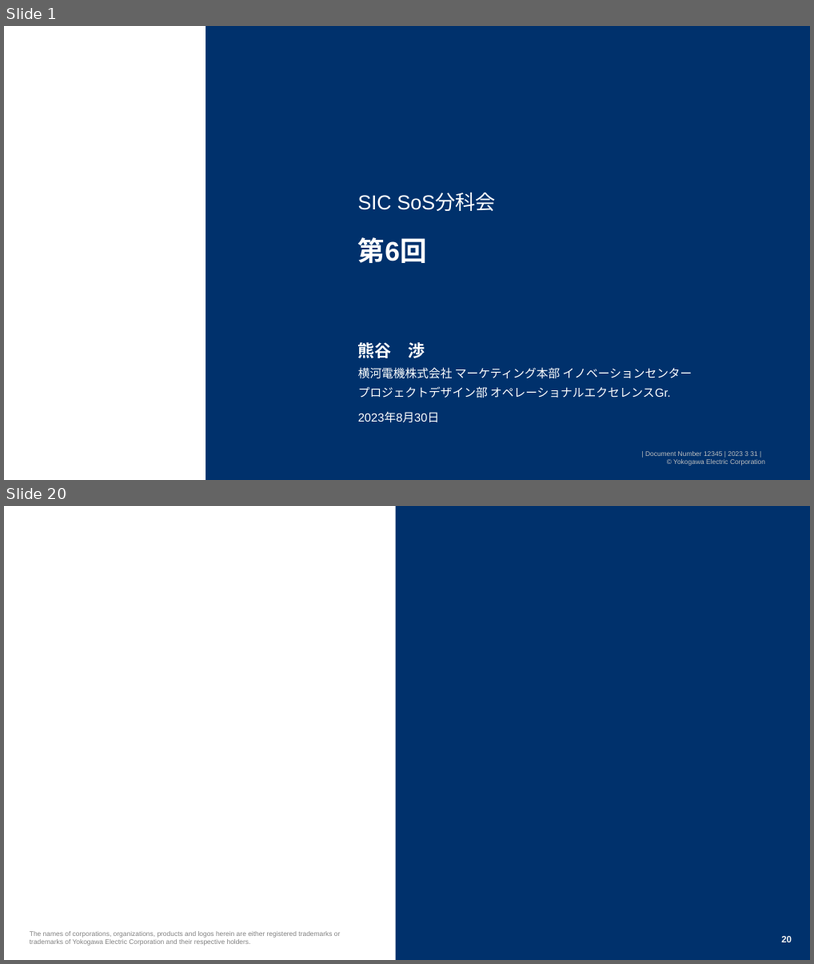
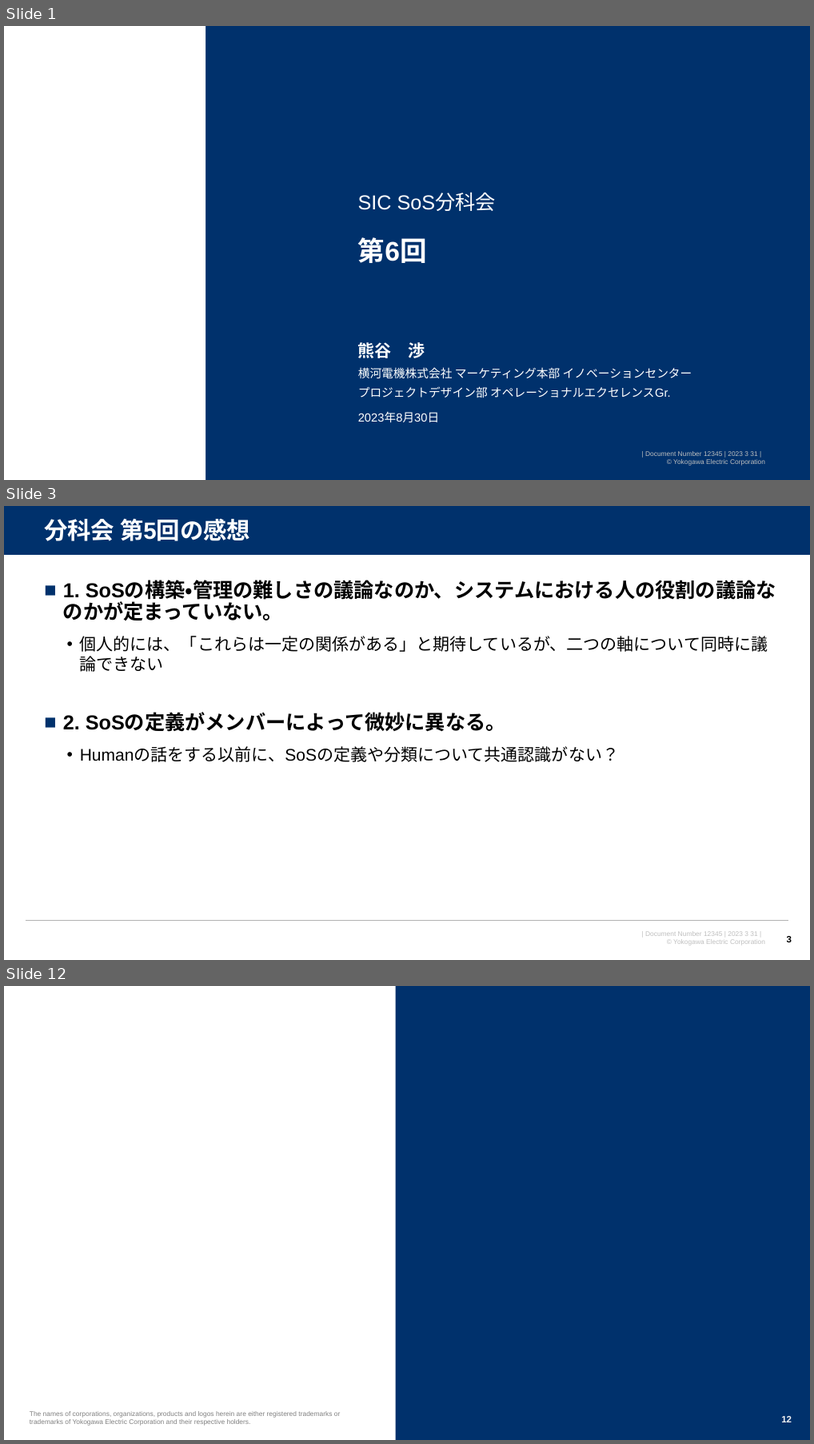
Before and after one commit to watarukumagai-git/opt, a slide deck: SoS/230830_SoS分科会6回_kuma_rev.0.pptx. Shown one above the other, each under a label of ours: slides 1 and 20 before the commit, slides 1, 3 and 12 after it; the slides between them are not shown. The pictures are 814x964 and 814x1444 pixels, drawn with LibreOffice and Linux fonts; fonts in the diff are those of the drawing; background and template pictures are left out. Boxes give left, top, right and bottom in pixels: in the first picture for what was removed or moved away, otherwise in the second. Text is boxed around its words. In the diff, an @@ line names an element or a change of style, - is before the commit and + after.

```diff
--- a/SoS/230830_SoS分科会6回_kuma_rev.0.pptx
+++ b/SoS/230830_SoS分科会6回_kuma_rev.0.pptx
@@ slide 3 added at <box>4,506,810,960</box>, background #FFFFFF; not listed: 1 template element that a slide beside it also shows @@
@@ rectangle added at <box>4,506,810,555</box>, fill #00316C @@
@@ title added at <box>44,519,250,541</box>, 28 pt, text #FFFFFF, bold @@
+分科会 第5回の感想
@@ line added from (4, 555) to (810, 555), #FFFFFF 0.75 pt @@
@@ text added at <box>63,580,777,762</box>, 20 pt, text #000000 @@
+■ 1. SoSの構築・管理の難しさの議論なのか、システムにおける人の役割の議論なのかが定まっていない。
+  • 個人的には、「これらは一定の関係がある」と期待しているが、二つの軸について同時に議論できない
+■ 2. SoSの定義がメンバーによって微妙に異なる。
+  • Humanの話をする以前に、SoSの定義や分類について共通認識がない？
@@ line added from (25, 920) to (790, 920), #B2B2B2 1 pt @@
@@ page number added at <box>787,936,792,942</box>, 11 pt, text #000000, bold @@
+3
@@ what was slide 20 is now slide 12 @@
@@ page number at <box>782,1416,792,1422</box>: text changed @@
-20
+12
```
Also in this commit, not shown: 4 slides changed, 8 other slides added, 18 slides removed.
